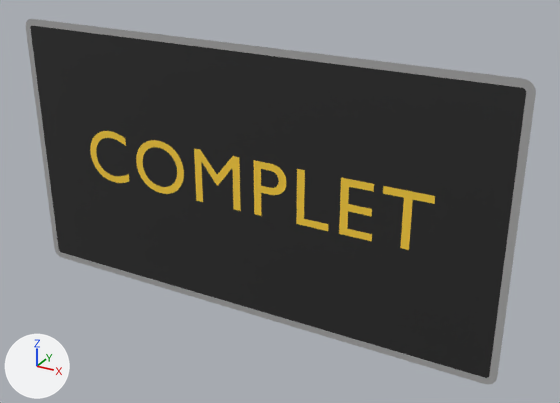
What one commit did to the glTF model panneaux/24_messages_dynamiques/MSG_COMPLET.glb.
Before and after are seen from a camera (50 mm lens) standing at (1.051, -1.692, 0.83) and looking at (0.101, 0.037, -0.034). The lights are fixed; the arrows at lower left show +X, +Y and +Z. The picture after the commit comes second. Where no turn or scale is listed for an object, it has been applied to the vertices. Vertices at exactly the same position are counted once.

Script lines for the objects in view, before the commit:
```python
me_cadre_352 = bpy.data.meshes.new('cadre.352')
me_cadre_352.from_pydata(...)  # 48 vertices, 92 faces; spans x -0.75..0.75, y 0.0, z -0.4..0.4
me_cadre_352.materials.append(mat_gris_panneau)  # grey #aaaaaa
me_fond_352 = bpy.data.meshes.new('fond.352')
me_fond_352.from_pydata(...)  # 48 vertices, 92 faces; spans x -0.73..0.73, y 0.0, z -0.38..0.38
me_fond_352.materials.append(mat_noir_pictogramme)  # black #272727
me_t_567 = bpy.data.meshes.new('t.567')
me_t_567.from_pydata(...)  # 582 vertices, 1144 faces; spans x -0.542..0.549, y 0.0, z -0.072..0.092
me_t_567.materials.append(mat_ambre_dynamique)  # yellow #ffd33f
ob_msg_complet_cadre00 = bpy.data.objects.new('MSG_COMPLET_cadre00', me_cadre_352)
ob_msg_complet_cadre00.location = (0.0, -0.002, 0.0)
ob_msg_complet_fond01 = bpy.data.objects.new('MSG_COMPLET_fond01', me_fond_352)
ob_msg_complet_fond01.location = (0.0, -0.002, 0.0)
ob_msg_complet_txt02 = bpy.data.objects.new('MSG_COMPLET_txt02', me_t_567)
ob_msg_complet_txt02.location = (0.0, -0.002, 0.0)
```
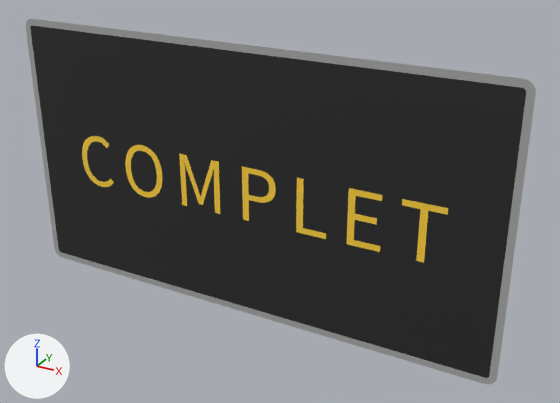
Boxes [x1, y1, x2, y2] around the edits, measured in the pictures (560 x 403 px):
'MSG_COMPLET_txt02', reshaped (6% wider, 7% taller)
    before: [90, 131, 435, 250]
    after: [82, 136, 448, 263]
part 1 of me_t_567, rebuilt (18% narrower)
    before: [90, 131, 129, 183]
    after: [82, 136, 114, 187]
part 2 of me_t_567, rebuilt (20% narrower)
    before: [136, 140, 184, 194]
    after: [125, 145, 163, 198]
part 3 of me_t_567, rebuilt (6% wider)
    before: [254, 160, 286, 216]
    after: [242, 167, 276, 221]
part 4 of me_t_567, rebuilt (12% narrower)
    before: [194, 149, 241, 211]
    after: [179, 154, 220, 214]
part 5 of me_t_567, rebuilt
    before: [339, 178, 374, 241]
    after: [347, 188, 382, 252]
part 6 of me_t_567, rebuilt (11% narrower)
    before: [383, 186, 435, 250]
    after: [402, 199, 448, 263]
part 7 of me_t_567, rebuilt (6% narrower)
    before: [296, 169, 328, 231]
    after: [296, 178, 326, 239]

Diff of the bpy script that builds the scene:
```diff
--- a/panneaux/24_messages_dynamiques/MSG_COMPLET.glb.py
+++ b/panneaux/24_messages_dynamiques/MSG_COMPLET.glb.py
@@ me_t_567 @@
 # used by ob_msg_complet_txt02; location = (0.0, -0.002, 0.0)
-me_t_567.from_pydata(...)  # 582 vertices, 1144 faces; spans x -0.542..0.549, y 0.0, z -0.072..0.092
+me_t_567.from_pydata(...)  # 684 vertices, 1348 faces; spans x -0.578..0.584, y 0.0, z -0.098..0.068
+# me_t_567 part 1: the loose piece of 196 vertices spanning x -0.542..-0.398, y 0.0, z -0.072..0.092 is rebuilt with 196 vertices and now spans x -0.578..-0.459, y 0.0, z -0.098..0.068
+# me_t_567 part 2: the loose piece of 192 vertices spanning x -0.365..-0.193, y 0.0, z -0.072..0.092 is rebuilt with 192 vertices and now spans x -0.408..-0.271, y 0.0, z -0.098..0.068
+# me_t_567 part 3: the loose piece of 112 vertices spanning x 0.041..0.142, y 0.0, z -0.07..0.09 is rebuilt with 112 vertices and now spans x 0.003..0.109, y 0.0, z -0.095..0.065
+# me_t_567 part 4: the loose piece of 30 vertices spanning x -0.153..-0.004, y 0.0, z -0.07..0.09 is rebuilt with 132 vertices and now spans x -0.205..-0.072, y 0.0, z -0.095..0.065
+# me_t_567 part 5: the loose piece of 24 vertices spanning x 0.3..0.393, y 0.0, z -0.07..0.09 is rebuilt with 24 vertices and now spans x 0.322..0.417, y 0.0, z -0.095..0.065
+# me_t_567 part 6: the loose piece of 16 vertices spanning x 0.415..0.549, y 0.0, z -0.07..0.09 is rebuilt with 16 vertices and now spans x 0.467..0.584, y 0.0, z -0.095..0.065
+# me_t_567 part 7: the loose piece of 12 vertices spanning x 0.173..0.268, y 0.0, z -0.07..0.09 is rebuilt with 12 vertices and now spans x 0.173..0.263, y 0.0, z -0.095..0.065
 me_t_567.materials.append(mat_ambre_dynamique)
```
